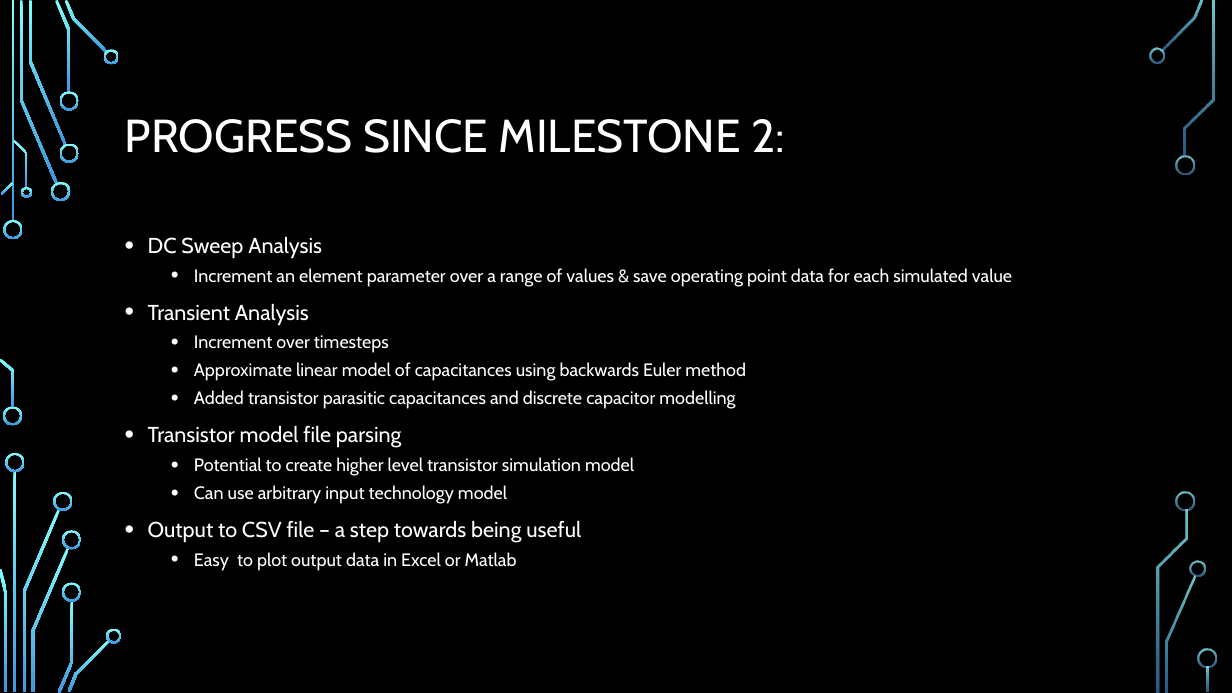
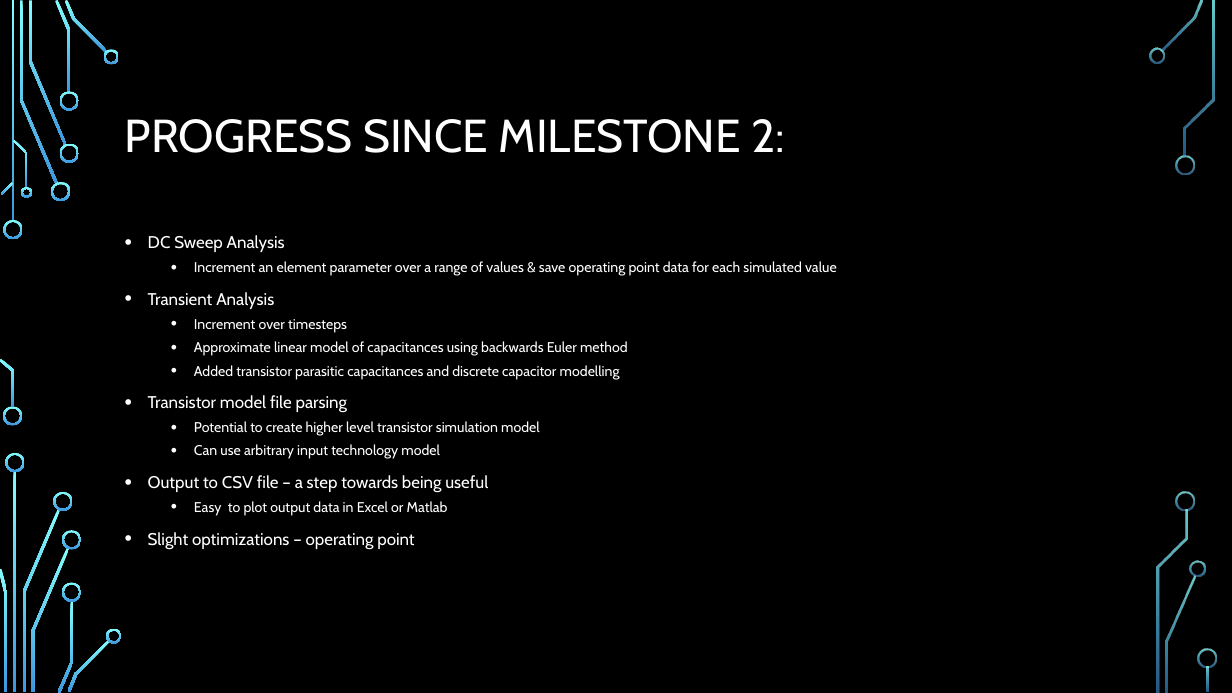
Before and after one commit to risia/CUDA-SPICE-Circuit-Sim, a slide deck: slide 2 of Milestones/Milestone3Presentation.pptx. Drawn at 1232x693 pixels with LibreOffice and Linux fonts; fonts in the diff are those of the drawing; background and template pictures are left out. Boxes give left, top, right and bottom in pixels: in the first picture for what was removed or moved away, otherwise in the second. Text is boxed around its words. In the diff, an @@ line names an element or a change of style, - is before the commit and + after.

```diff
--- a/Milestones/Milestone3Presentation.pptx
+++ b/Milestones/Milestone3Presentation.pptx
@@ text at <box>148,235,837,516</box>: size 16.8 to 13.2 pt in "DC Sweep Analysis", "Transient Analysis", "Transistor model file parsing", "Output to CSV file – a step ..."; size 14 to 11 pt in "Increment an element parameter over a range ...", "Increment over timesteps", "Approximate linear model of capacitances using backwards ...", "Added transistor parasitic capacitances and discrete capacit ..." and 3 more places @@
@@ text at <box>148,532,414,550</box>: paragraph added @@
+• Slight optimizations – operating point
```
Also in this commit, not shown: 3 slides added, 5 slides removed, 14 other files.
